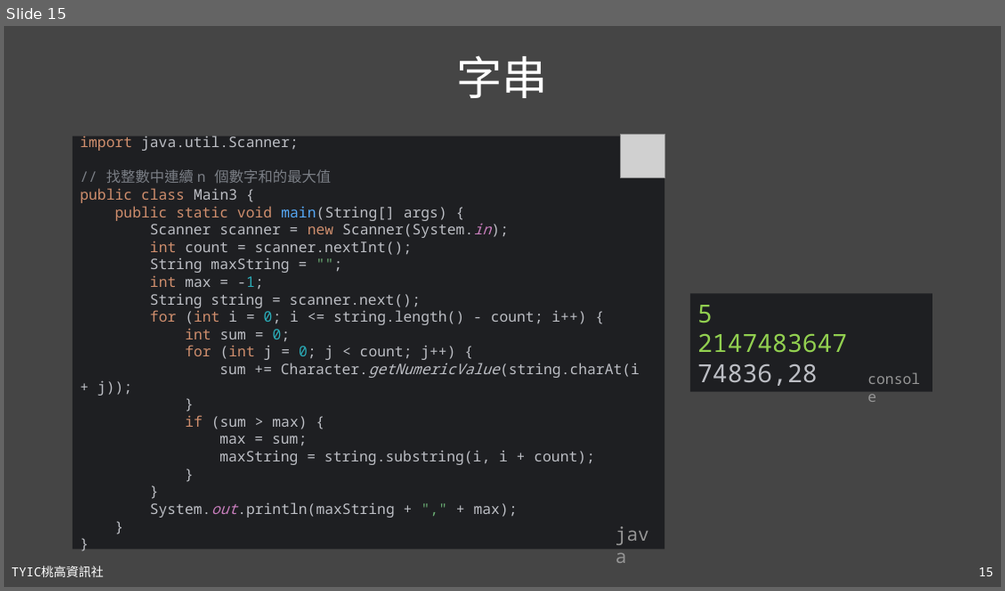
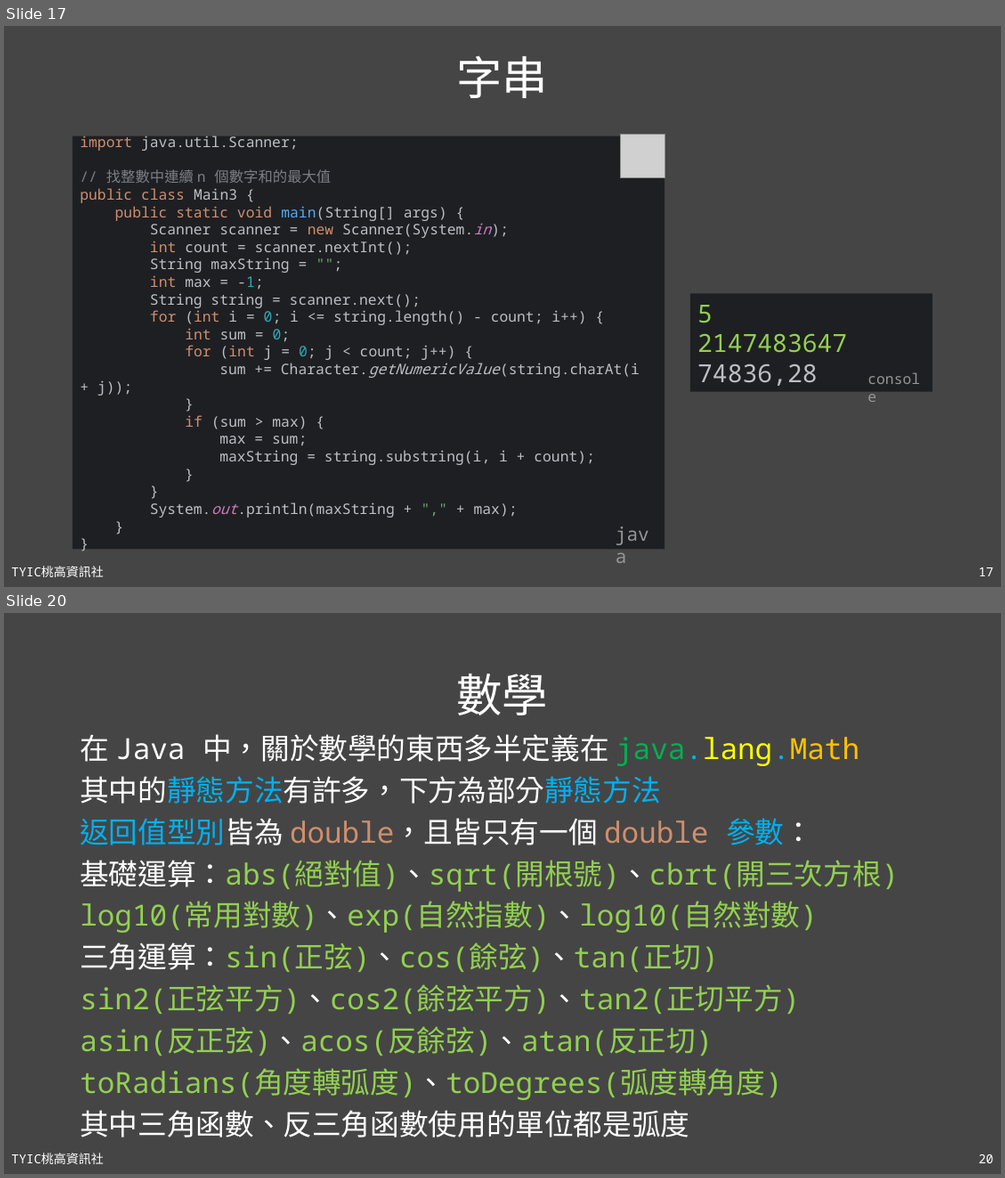
Before and after one commit to TYSHIC/slides, a slide deck: powerpoint/10_包裝類別與工具類別(1).pptx. Shown one above the other, each under a label of ours: slide 15 before the commit, slides 17 and 20 after it; the slides between them are not shown. The pictures are 1005x591 and 1005x1178 pixels, drawn with LibreOffice and Linux fonts; fonts in the diff are those of the drawing; grey boxes stand for pictures. Boxes give left, top, right and bottom in pixels: in the first picture for what was removed or moved away, otherwise in the second. Text is boxed around its words. In the diff, an @@ line names an element or a change of style, - is before the commit and + after.

```diff
--- a/powerpoint/10_包裝類別與工具類別(1).pptx
+++ b/powerpoint/10_包裝類別與工具類別(1).pptx
@@ slide 20 added at bbox=[4, 613, 1001, 1174], background #454545; not listed: 2 template elements that a slide beside it also shows @@
@@ title added at bbox=[457, 674, 549, 715], 44 pt, text #FFFFFF @@
+數學
@@ text added at bbox=[80, 734, 898, 1137], 28 pt, text #92D050 @@
+在 Java 中，關於數學的東西多半定義在 java.lang.Math
+其中的靜態方法有許多，下方為部分靜態方法
+返回值型別皆為 double，且皆只有一個 double 參數：
+基礎運算：abs(絕對值)、sqrt(開根號)、cbrt(開三次方根)
+log10(常用對數)、exp(自然指數)、log10(自然對數)
+三角運算：sin(正弦)、cos(餘弦)、tan(正切)
+sin2(正弦平方)、cos2(餘弦平方)、tan2(正切平方)
+asin(反正弦)、acos(反餘弦)、atan(反正切)
+toRadians(角度轉弧度)、toDegrees(弧度轉角度)
+其中三角函數、反三角函數使用的單位都是弧度
@@ what was slide 15 is now slide 17 @@
@@ page number at bbox=[979, 567, 994, 576]: text changed @@
-15
+17
```
Also in this commit, not shown: 3 other slides added, 11 other files.
